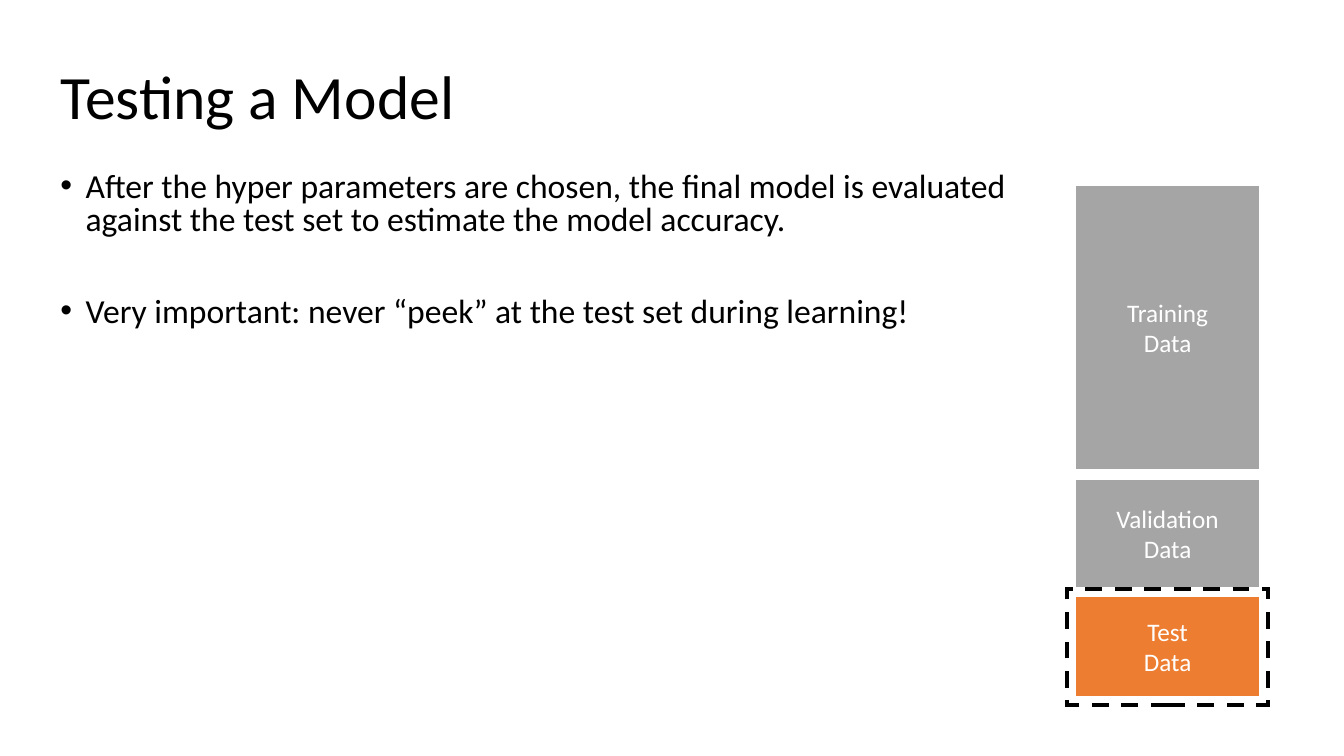
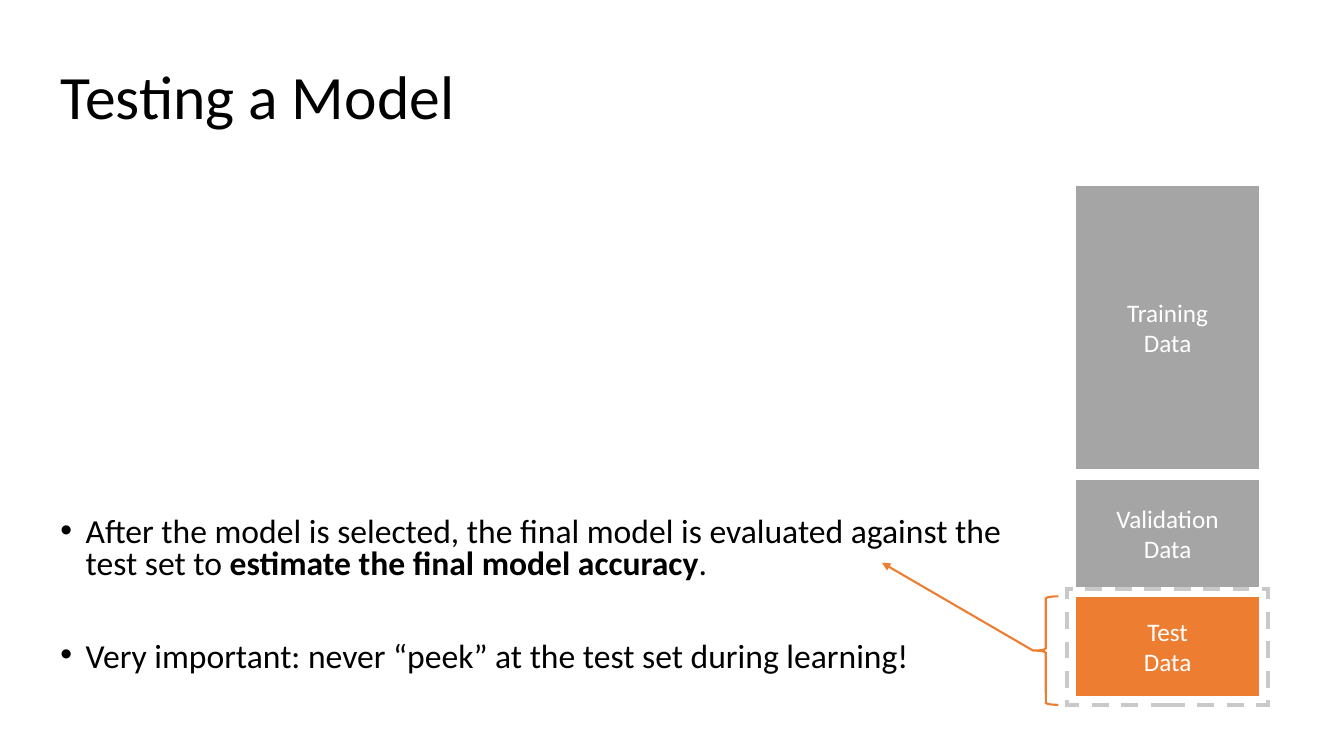
Before and after one commit to mhahsler/CS7320-AI, a slide deck: slide 19 of slides/19_ML_intro.pptx. Drawn at 1344x756 pixels with LibreOffice and Linux fonts; fonts in the diff are those of the drawing. Boxes give left, top, right and bottom in pixels: in the first picture for what was removed or moved away, otherwise in the second. Text is boxed around its words. In the diff, an @@ line names an element or a change of style, - is before the commit and + after.

```diff
--- a/slides/19_ML_intro.pptx
+++ b/slides/19_ML_intro.pptx
@@ text "After the model is selected, ...": place and size @@
-text "After the model is selected, ..." at (86,174,1006,329)
+text "After the model is selected, ..." at (86,519,1001,674)
@@ text at (86,519,1001,581): text changed @@
-• After the hyper parameters are chosen, the final model is evaluated against the test set to estimate the model accuracy.
+• After the model is selected, the final model is evaluated against the test set to estimate the final model accuracy.
@@ arrow added from (1033, 650) to (882, 563), #ED7D31 1.5 pt @@
@@ left brace added at (1033,597,1059,706), outline #ED7D31 1.5 pt @@
@@ rectangle at (1067,589,1268,705): outline #000000 3 pt dashed to #C9C9C9 3 pt dashed @@
```
Also in this commit, not shown: 5 other slides changed, 1 other file.
